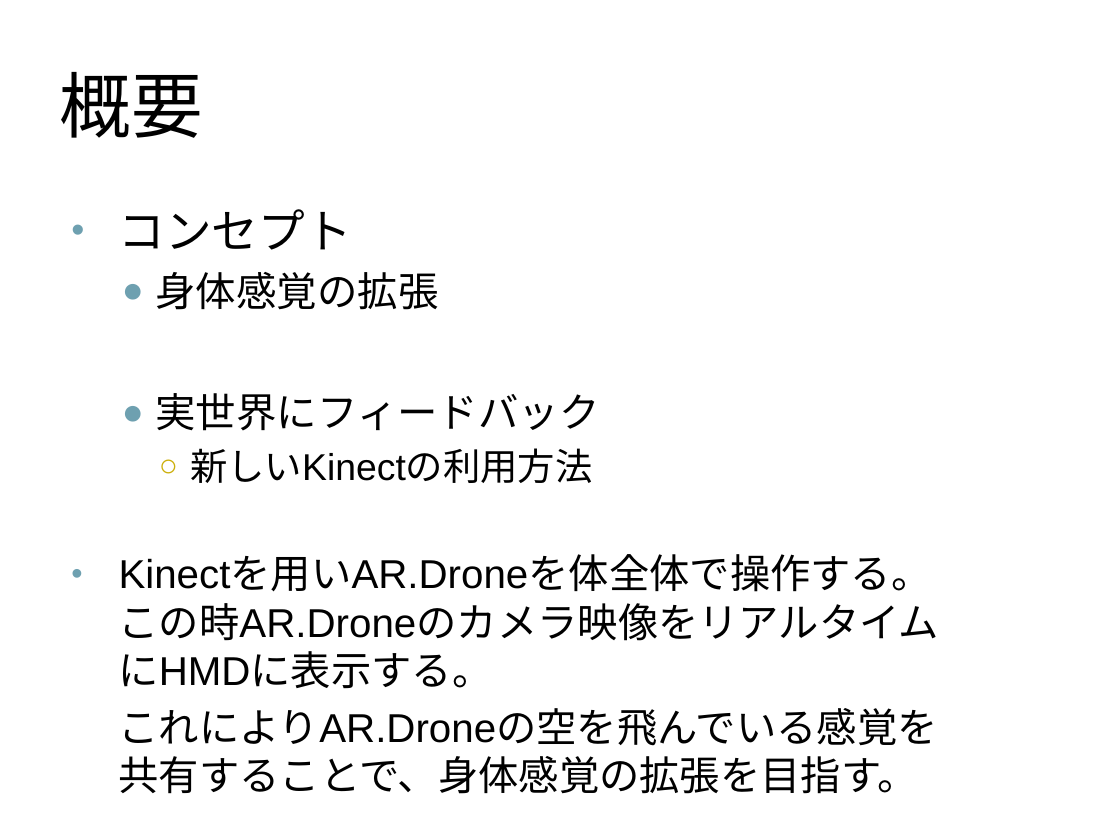
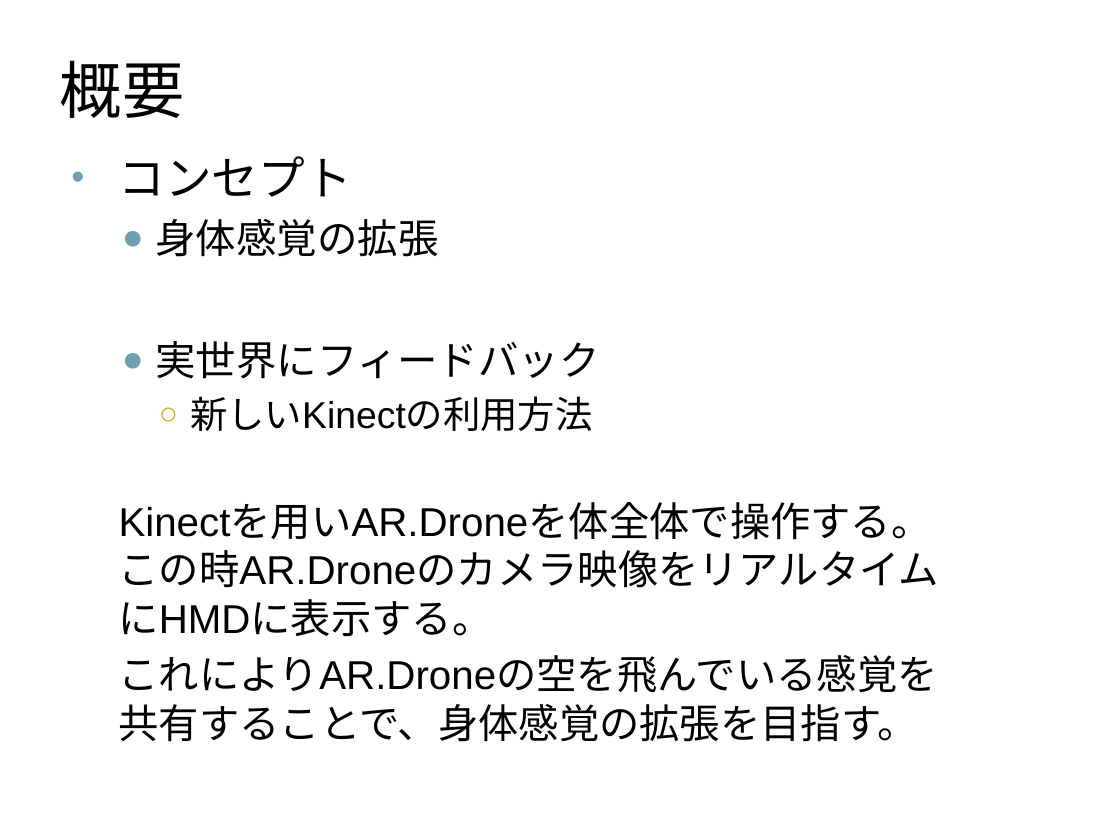
Before and after one commit to Kender09/dcl.apple, a slide deck: slide 4 of KinecDrone2.pptx. Drawn at 1120x840 pixels with LibreOffice and Linux fonts; fonts in the diff are those of the drawing. Boxes give left, top, right and bottom in pixels: in the first picture for what was removed or moved away, otherwise in the second. Text is boxed around its words. In the diff, an @@ line names an element or a change of style, - is before the commit and + after.

```diff
--- a/KinecDrone2.pptx
+++ b/KinecDrone2.pptx
@@ title "概要" at [60,60,184,118]: size 46 to 40 pt @@
@@ text "コンセプト": place and size @@
-text "コンセプト" at [119,209,940,794]
+text "コンセプト" at [119,156,940,742]
@@ text at [119,504,940,637]: bullet • to none @@
```
Also in this commit, not shown: 6 other slides changed, 1 slide added, 1 slide removed, 4 other files.
